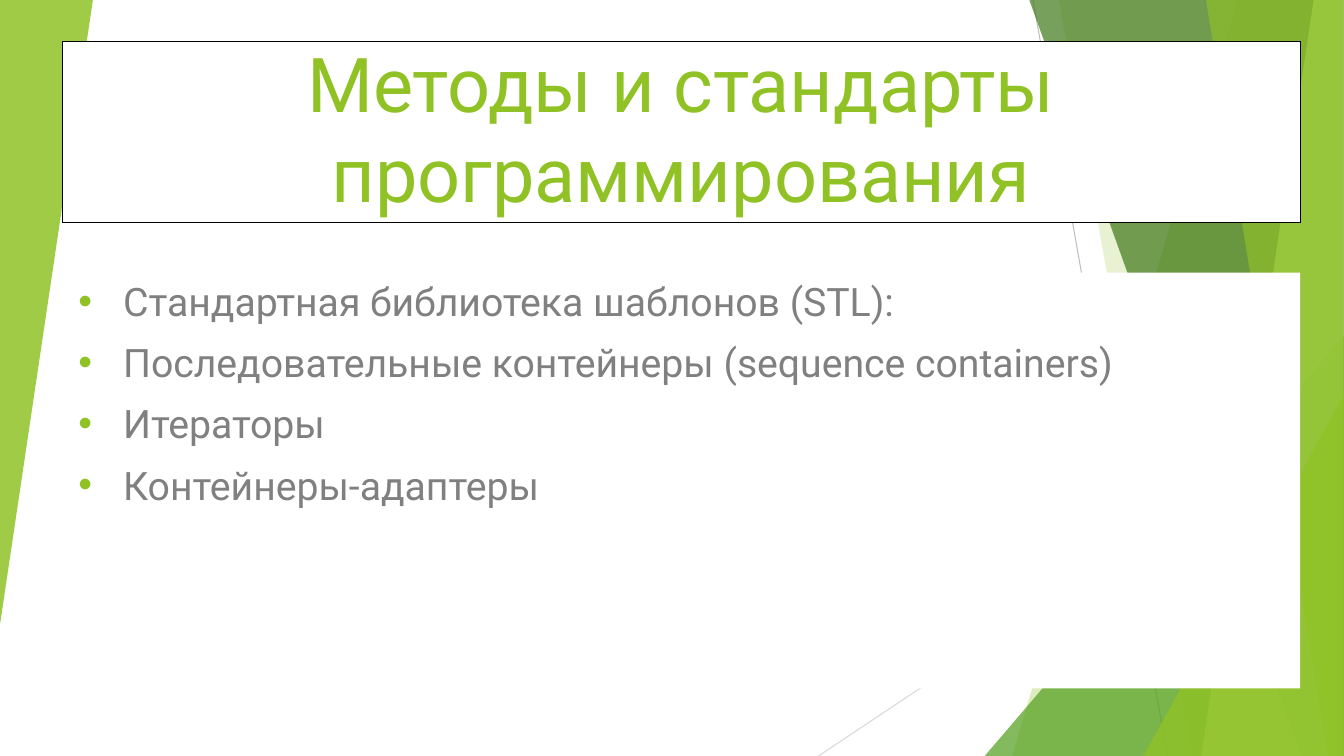
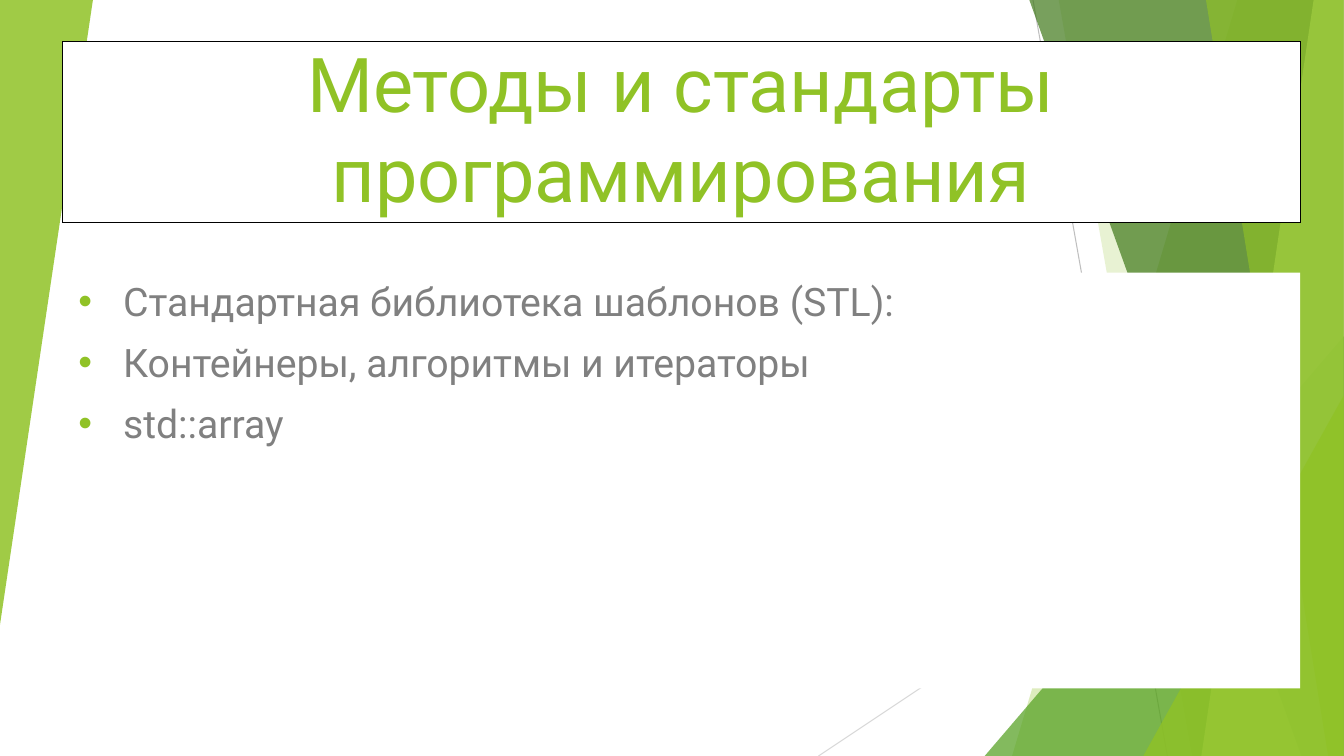
Before and after one commit to WhiteCatStudies/lectures, a slide deck: slide 1 of pt2/lectures/lecture1/lecture1.pptx. Drawn at 1344x756 pixels with LibreOffice and Linux fonts; fonts in the diff are those of the drawing. Boxes give left, top, right and bottom in pixels: in the first picture for what was removed or moved away, otherwise in the second. Text is boxed around its words. In the diff, an @@ line names an element or a change of style, - is before the commit and + after.

```diff
--- a/pt2/lectures/lecture1/lecture1.pptx
+++ b/pt2/lectures/lecture1/lecture1.pptx
@@ subtitle at bbox=[123, 349, 809, 447]: text changed @@
-• Последовательные контейнеры (sequence containers)
-• Итераторы
-• Контейнеры-адаптеры
+• Контейнеры, алгоритмы и итераторы
+• std::array
```
Also in this commit, not shown: 22 slides removed, 10 other files.
